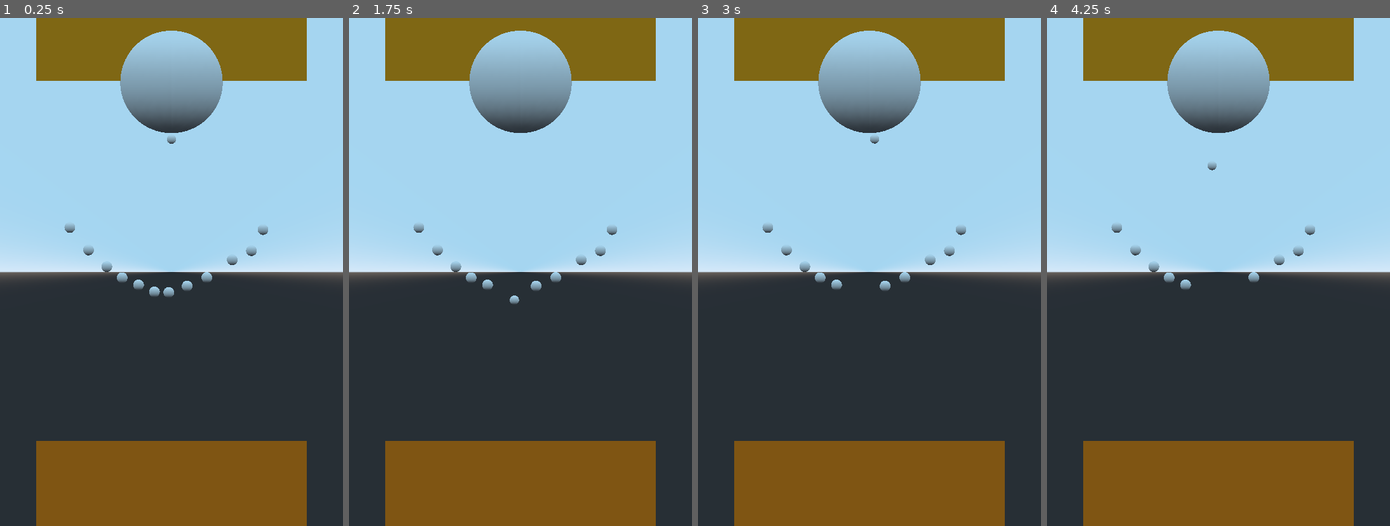
Above: before the commit, frames 1-4 (left to right).
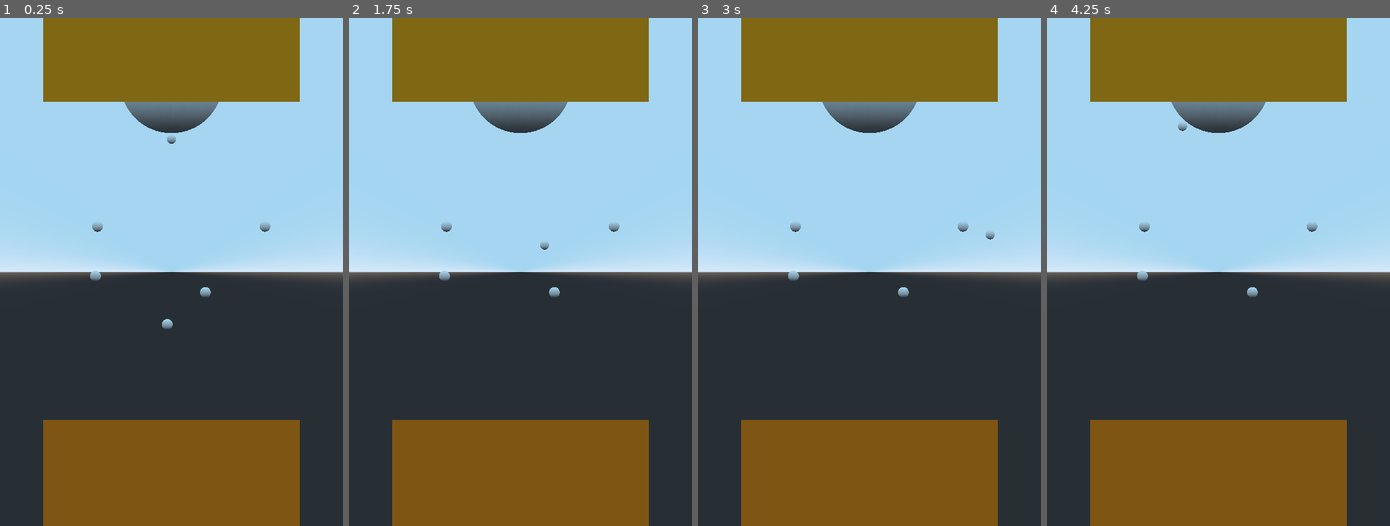
Above: after the commit, the same moments.

Repository: beothorn/librethrow
Game: Godot game, scene res://playStage/PlayStage.tscn
Two runs of this game, one before a commit and one after it. Both use one fixed random seed, a clock stepped at 60 frames per second and the inputs below.
Inputs (mouse positions are in pixels of both pictures, inside the frame that each line leads up to):
- Up to frame 1 (0.25 s): no input
- Up to frame 2 (1.75 s): tap Enter at 0.5 s; move the mouse to (503, 373) at 0.52 s; click (503, 373) at 0.67 s; tap Space at 1.25 s; move the mouse to (623, 348) at 1.27 s; click (623, 348) at 1.42 s
- Up to frame 3 (3 s): move the mouse to (766, 195) at 2.02 s; click (766, 195) at 2.17 s; move the mouse to (886, 272) at 2.77 s; click (886, 272) at 2.92 s
- Up to frame 4 (4.25 s): move the mouse to (1167, 145) at 3.52 s; click (1167, 145) at 3.67 s

The runs differ from the first frame. In frame 1, 10% of the frame differs, in the area x 10-90%, y 0-100%; in frame 2, 10%; in frame 3, 10%; in frame 4, 10%.

Commit message:
Add rotation when dragging bottom

Diff:
--- a/game/playStage/PlayStage.gd
+++ b/game/playStage/PlayStage.gd
@@ -7,9 +7,13 @@
 
 var throw_force = 8
 var aim_circle_radius = 2.2
-var hidden_z_ccordinate = -1000
 var maximun_aim_angle = -0.26
 var should_restart = false
+var hidden_z_coordinate = -1000
+var max_y = 1614
+
+var initial_x = 0
+var rotating_stones = false
 
 var throwing = false
 
@@ -18,7 +22,7 @@
 	root.add_child(ball)
 	ball.connect("collision", self, "_on_ball_hit")
 	ball.translation = aim_ball.translation
-	aim_ball.translation.z = hidden_z_ccordinate
+	aim_ball.translation.z = hidden_z_coordinate
 	var pos = get_node("Camera").project_ray_origin(towards_point)
 	ball.gravity_scale = 1
 	var throw_direction = Vector3(pos.x, pos.y, 0)
@@ -30,24 +34,36 @@
 	var mouse_click = event as InputEventMouseButton
 	if mouse_click:
 		if mouse_click.button_index == BUTTON_LEFT and !mouse_click.pressed and !throwing:
+			rotating_stones = false
+
+		if mouse_click.button_index == BUTTON_LEFT and !mouse_click.pressed and !throwing and event.position.y < max_y:
 			throw_ball(event.position)
 			throwing = true
+		if mouse_click.button_index == BUTTON_LEFT and mouse_click.pressed and !throwing and event.position.y > max_y:
+			initial_x = event.position.x
+			rotating_stones = true
+
 	var mouse_motion = event as InputEventMouseMotion
 	if mouse_motion:
 		var pos = get_node("Camera").project_ray_origin(event.position)
-		var pos2d = Vector3(pos.x, pos.y, 0)
-		var pos_cursor = pos2d.normalized() * aim_circle_radius
-		if pos_cursor.y < maximun_aim_angle:
-			aim_ball.translation.x = pos_cursor.x
-			aim_ball.translation.y = pos_cursor.y
+		if event.position.y < max_y:
+			var pos2d = Vector3(pos.x, pos.y, 0)
+			var pos_cursor = pos2d.normalized() * aim_circle_radius
+			if pos_cursor.y < maximun_aim_angle:
+				aim_ball.translation.x = pos_cursor.x
+				aim_ball.translation.y = pos_cursor.y
+		else:
+			if rotating_stones:
+				print(event.position.x - initial_x)
+				stones.rotate_clockwise((event.position.x - initial_x)/10000)
 
 func _on_ball_hit(obj, ball):
 	if obj.is_in_group("Stone"):
 		#removing child is slow so we just hide it
-		obj.translation.z = hidden_z_ccordinate
+		obj.hide()
 		should_restart = true
 		for stone in stones.get_children():
-			if stone.translation.z != hidden_z_ccordinate:
+			if !stone.is_hidden():
 				should_restart = false
 
 	if obj.is_in_group("BallKiller"):
--- a/game/playStage/PlayStage.tscn
+++ b/game/playStage/PlayStage.tscn
@@ -1,37 +1,41 @@
-[gd_scene load_steps=12 format=2]
+[gd_scene load_steps=14 format=2]
 
 [ext_resource path="res://playStage/PlayStage.gd" type="Script" id=1]
+[ext_resource path="res://playStage/Stones.gd" type="Script" id=2]
+[ext_resource path="res://playStage/Stone.gd" type="Script" id=3]
 
-[sub_resource type="SphereMesh" id=5]
+[sub_resource type="SphereMesh" id=1]
 radius = 2.0
 height = 4.0
 
-[sub_resource type="SpatialMaterial" id=13]
+[sub_resource type="SpatialMaterial" id=2]
 albedo_color = Color( 1, 0.654902, 0, 1 )
 
-[sub_resource type="CubeMesh" id=6]
-material = SubResource( 13 )
-size = Vector3( 10.53, 8.38, 7.19 )
+[sub_resource type="CubeMesh" id=3]
+material = SubResource( 2 )
+size = Vector3( 10, 10, 10 )
 
-[sub_resource type="SpatialMaterial" id=14]
+[sub_resource type="SpatialMaterial" id=4]
 albedo_color = Color( 1, 0.537255, 0, 1 )
 
-[sub_resource type="CubeMesh" id=11]
-material = SubResource( 14 )
-size = Vector3( 10.53, 8.38, 10.96 )
+[sub_resource type="CubeMesh" id=5]
+material = SubResource( 4 )
+size = Vector3( 10, 10, 10 )
+
+[sub_resource type="BoxShape" id=6]
+extents = Vector3( 0.683, 8.044, 2.474 )
 
 [sub_resource type="BoxShape" id=7]
-extents = Vector3( 0.683, 8.044, 2.474 )
-
-[sub_resource type="BoxShape" id=12]
 extents = Vector3( 5.256, 1, 1 )
 
 [sub_resource type="SphereMesh" id=8]
 radius = 0.21
 height = 0.42
 
-[sub_resource type="SphereShape" id=9]
-radius = 0.209693
+[sub_resource type="CylinderShape" id=11]
+margin = 2.26
+radius = 0.199018
+height = 13.1
 
 [sub_resource type="SphereMesh" id=10]
 radius = 0.18
@@ -41,176 +45,111 @@
 script = ExtResource( 1 )
 
 [node name="Camera" type="Camera" parent="."]
-transform = Transform( 1, 0, 0, 0, 1, 0, 0, 0, 1, 0, -7.379, 4.072 )
+transform = Transform( 1, 0, 0, 0, 1, 0, 0, 0, 1, 0, -7.379, 6.43831 )
 projection = 1
 size = 19.8
 
 [node name="Aim" type="CSGMesh" parent="."]
 transform = Transform( 1, 0, 0, 0, 1, 0, 0, 0, 1, 0, 0.032, 0.045 )
-mesh = SubResource( 5 )
+mesh = SubResource( 1 )
 
 [node name="Walls" type="Spatial" parent="."]
 
 [node name="TopWall" type="CSGMesh" parent="Walls"]
-transform = Transform( 1, 0, 0, 0, 1, 0, 0, 0, 1, 0, 4.26, -3.43821 )
-mesh = SubResource( 6 )
+transform = Transform( 1, 0, 0, 0, 1, 0, 0, 0, 1, 0, 4.26, 0 )
+mesh = SubResource( 3 )
 
 [node name="BottomWall" type="CSGMesh" parent="Walls"]
-transform = Transform( 1, 0, 0, 0, 1, 0, 0, 0, 1, 0, -18.156, -3.44987 )
-mesh = SubResource( 11 )
+transform = Transform( 1, 0, 0, 0, 1, 0, 0, 0, 1, 0, -18.156, 0 )
+mesh = SubResource( 5 )
 
 [node name="Walls_collisions" type="StaticBody" parent="Walls"]
 editor/display_folded = true
 
 [node name="Right" type="CollisionShape" parent="Walls/Walls_collisions"]
 transform = Transform( 1, 0, 0, 0, 1, 0, 0, 0, 1, 5.951, -6.241, 0 )
-shape = SubResource( 7 )
+shape = SubResource( 6 )
 
 [node name="Left" type="CollisionShape" parent="Walls/Walls_collisions"]
 transform = Transform( 1, 0, 0, 0, 1, 0, 0, 0, 1, -5.949, -6.241, 0 )
-shape = SubResource( 7 )
+shape = SubResource( 6 )
 
 [node name="Top" type="CollisionShape" parent="Walls/Walls_collisions"]
 transform = Transform( 1, 0, 0, 0, 1, 0, 0, 0, 1, 0, 1.06997, 0 )
-shape = SubResource( 12 )
+shape = SubResource( 7 )
 
 [node name="Stones" type="Spatial" parent="."]
-editor/display_folded = true
+script = ExtResource( 2 )
 
 [node name="Stone" type="StaticBody" parent="Stones" groups=[
 "Stone",
 ]]
-transform = Transform( 1, 0, 0, 0, 1, 0, 0, 0, 1, -0.104614, -8.1746, 0 )
+editor/display_folded = true
+transform = Transform( 1, 0, 0, 0, 1, 0, 0, 0, 1, -2.96187, -7.53755, 0 )
+script = ExtResource( 3 )
 
 [node name="Stone" type="CSGMesh" parent="Stones/Stone"]
 mesh = SubResource( 8 )
 
 [node name="CollisionShape" type="CollisionShape" parent="Stones/Stone"]
-shape = SubResource( 9 )
+transform = Transform( 1, 0, 0, 0, -4.37114e-08, -1, 0, 1, -4.37114e-08, 0, 0, 0 )
+shape = SubResource( 11 )
 
 [node name="Stone2" type="StaticBody" parent="Stones" groups=[
 "Stone",
 ]]
-transform = Transform( 1, 0, 0, 0, 1, 0, 0, 0, 1, 1.37433, -7.59409, 0 )
+editor/display_folded = true
+transform = Transform( 1, 0, 0, 0, 1, 0, 0, 0, 1, 1.31934, -8.1746, 0 )
+script = ExtResource( 3 )
 
 [node name="Stone" type="CSGMesh" parent="Stones/Stone2"]
 mesh = SubResource( 8 )
 
 [node name="CollisionShape" type="CollisionShape" parent="Stones/Stone2"]
-shape = SubResource( 9 )
+transform = Transform( 1, 0, 0, 0, -4.37114e-08, -1, 0, 1, -4.37114e-08, 0, 0, 0 )
+shape = SubResource( 11 )
 
 [node name="Stone3" type="StaticBody" parent="Stones" groups=[
 "Stone",
 ]]
 editor/display_folded = true
-transform = Transform( 1, 0, 0, 0, 1, 0, 0, 0, 1, 2.36653, -6.90142, 0 )
+transform = Transform( 1, 0, 0, 0, 1, 0, 0, 0, 1, 3.64341, -5.59921, 0 )
+script = ExtResource( 3 )
 
 [node name="Stone" type="CSGMesh" parent="Stones/Stone3"]
 mesh = SubResource( 8 )
 
 [node name="CollisionShape" type="CollisionShape" parent="Stones/Stone3"]
-shape = SubResource( 9 )
+transform = Transform( 1, 0, 0, 0, -4.37114e-08, -1, 0, 1, -4.37114e-08, 0, 0, 0 )
+shape = SubResource( 11 )
 
 [node name="Stone4" type="StaticBody" parent="Stones" groups=[
 "Stone",
 ]]
-transform = Transform( 1, 0, 0, 0, 1, 0, 0, 0, 1, -2.52194, -7.17121, 0 )
+editor/display_folded = true
+transform = Transform( 1, 0, 0, 0, 1, 0, 0, 0, 1, -2.88247, -5.59921, 0 )
+script = ExtResource( 3 )
 
 [node name="Stone" type="CSGMesh" parent="Stones/Stone4"]
 mesh = SubResource( 8 )
 
 [node name="CollisionShape" type="CollisionShape" parent="Stones/Stone4"]
-shape = SubResource( 9 )
+transform = Transform( 1, 0, 0, 0, -4.37114e-08, -1, 0, 1, -4.37114e-08, 0, 0, 0 )
+shape = SubResource( 11 )
 
 [node name="Stone5" type="StaticBody" parent="Stones" groups=[
 "Stone",
 ]]
-transform = Transform( 1, 0, 0, 0, 1, 0, 0, 0, 1, -3.23299, -6.51978, 0 )
+editor/display_folded = true
+transform = Transform( 1, 0, 0, 0, 1, 0, 0, 0, 1, -0.164277, -9.42152, 0 )
+script = ExtResource( 3 )
 
 [node name="Stone" type="CSGMesh" parent="Stones/Stone5"]
 mesh = SubResource( 8 )
 
 [node name="CollisionShape" type="CollisionShape" parent="Stones/Stone5"]
-shape = SubResource( 9 )
-
-[node name="Stone6" type="StaticBody" parent="Stones" groups=[
-"Stone",
-]]
-editor/display_folded = true
-transform = Transform( 1, 0, 0, 0, 1, 0, 0, 0, 1, 3.56466, -5.72202, 0 )
-
-[node name="Stone" type="CSGMesh" parent="Stones/Stone6"]
-mesh = SubResource( 8 )
-
-[node name="CollisionShape" type="CollisionShape" parent="Stones/Stone6"]
-shape = SubResource( 9 )
-
-[node name="Stone7" type="StaticBody" parent="Stones" groups=[
-"Stone",
-]]
-transform = Transform( 1, 0, 0, 0, 1, 0, 0, 0, 1, 3.11535, -6.54573, 0 )
-
-[node name="Stone" type="CSGMesh" parent="Stones/Stone7"]
-mesh = SubResource( 8 )
-
-[node name="CollisionShape" type="CollisionShape" parent="Stones/Stone7"]
-shape = SubResource( 9 )
-
-[node name="Stone8" type="StaticBody" parent="Stones" groups=[
-"Stone",
-]]
-transform = Transform( 1, 0, 0, 0, 1, 0, 0, 0, 1, -0.666233, -8.15571, 0 )
-
-[node name="Stone" type="CSGMesh" parent="Stones/Stone8"]
-mesh = SubResource( 8 )
-
-[node name="CollisionShape" type="CollisionShape" parent="Stones/Stone8"]
-shape = SubResource( 9 )
-
-[node name="Stone9" type="StaticBody" parent="Stones" groups=[
-"Stone",
-]]
-transform = Transform( 1, 0, 0, 0, 1, 0, 0, 0, 1, 0.606777, -7.93106, 0 )
-
-[node name="Stone" type="CSGMesh" parent="Stones/Stone9"]
-mesh = SubResource( 8 )
-
-[node name="CollisionShape" type="CollisionShape" parent="Stones/Stone9"]
-shape = SubResource( 9 )
-
-[node name="Stone10" type="StaticBody" parent="Stones" groups=[
-"Stone",
-]]
-transform = Transform( 1, 0, 0, 0, 1, 0, 0, 0, 1, -1.28402, -7.88116, 0 )
-
-[node name="Stone" type="CSGMesh" parent="Stones/Stone10"]
-mesh = SubResource( 8 )
-
-[node name="CollisionShape" type="CollisionShape" parent="Stones/Stone10"]
-shape = SubResource( 9 )
-
-[node name="Stone11" type="StaticBody" parent="Stones" groups=[
-"Stone",
-]]
-transform = Transform( 1, 0, 0, 0, 1, 0, 0, 0, 1, -1.92332, -7.60367, 0 )
-
-[node name="Stone" type="CSGMesh" parent="Stones/Stone11"]
-mesh = SubResource( 8 )
-
-[node name="CollisionShape" type="CollisionShape" parent="Stones/Stone11"]
-shape = SubResource( 9 )
-
-[node name="Stone12" type="StaticBody" parent="Stones" groups=[
-"Stone",
-]]
-editor/display_folded = true
-transform = Transform( 1, 0, 0, 0, 1, 0, 0, 0, 1, -3.96108, -5.64173, 0 )
-
-[node name="Stone" type="CSGMesh" parent="Stones/Stone12"]
-mesh = SubResource( 8 )
-
-[node name="CollisionShape" type="CollisionShape" parent="Stones/Stone12"]
-shape = SubResource( 9 )
+transform = Transform( 1, 0, 0, 0, -4.37114e-08, -1, 0, 1, -4.37114e-08, 0, 0, 0 )
+shape = SubResource( 11 )
 
 [node name="Aim_ball" type="CSGMesh" parent="."]
 transform = Transform( 1, 0, 0, 0, 1, 0, 0, 0, 1, 0, -2.2, 0 )
@@ -223,4 +162,7 @@
 
 [node name="Floor_collision" type="CollisionShape" parent="Outside_floor"]
 transform = Transform( -4.37114e-08, 1, 0, -1, -4.37114e-08, 0, 0, 0, 1, 0, 0, 0 )
-shape = SubResource( 7 )
+shape = SubResource( 6 )
+
+[node name="Position3D" type="Position3D" parent="."]
+transform = Transform( 1, 0, 0, 0, 1, 0, 0, 0, 1, 0, -13.1327, 0 )
--- /dev/null
+++ b/game/playStage/Stone.gd
@@ -0,0 +1,19 @@
+extends StaticBody
+
+
+var real_z = 0
+
+func _ready():
+	self.real_z = translation.z
+
+func flat():
+	translation.z = 0
+
+func unflat():
+	translation.z = real_z
+
+func hide():
+	translation.z = -1000
+
+func is_hidden():
+	return translation.z == -1000
--- /dev/null
+++ b/game/playStage/Stones.gd
@@ -0,0 +1,6 @@
+extends Spatial
+
+func rotate_clockwise(amount):
+	self.rotation.y = self.rotation.y + amount
+	for stone in get_children():
+		stone.get_node("CollisionShape").rotation.y = stone.get_node("CollisionShape").rotation.y - amount
--- a/game/playStage/ThrownBall.tscn
+++ b/game/playStage/ThrownBall.tscn
@@ -21,7 +21,6 @@
 contacts_reported = 4
 contact_monitor = true
 axis_lock_linear_z = true
-axis_lock_angular_z = true
 script = ExtResource( 1 )
 
 [node name="Ball" type="CSGMesh" parent="."]
